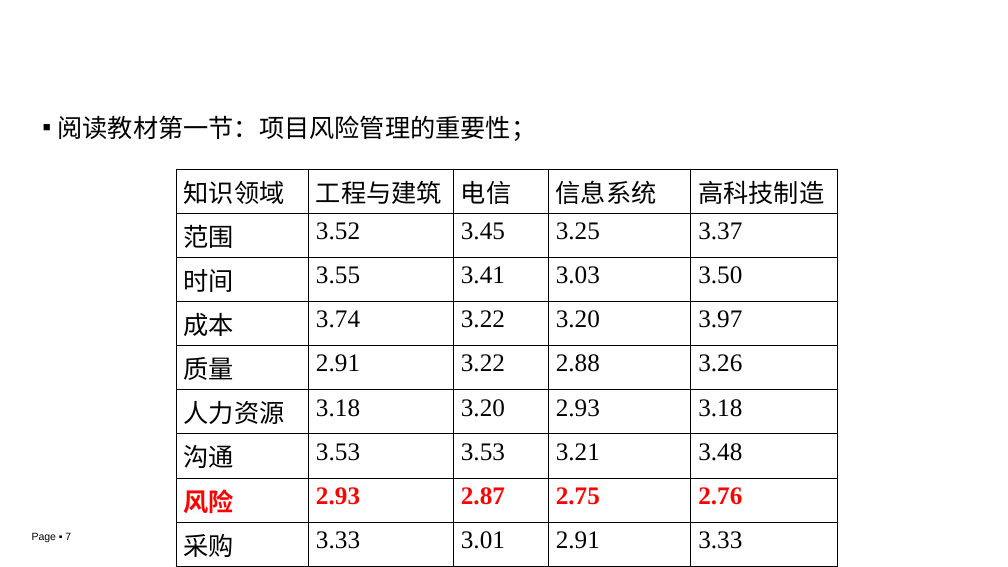
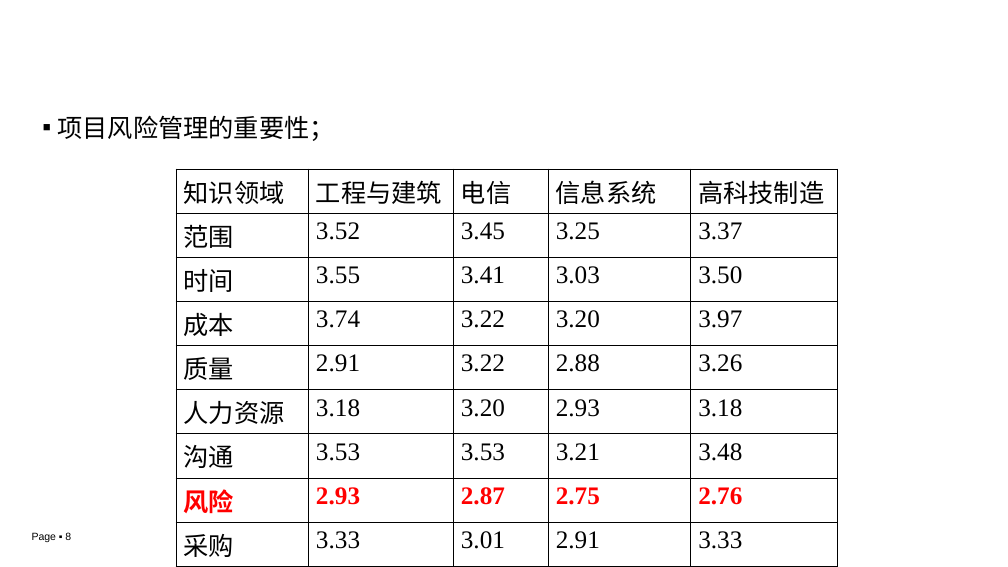
Before and after one commit to edu2act/course-IT-Project-Management, a slide deck: slide 8 of materials/slides/ch03-8.pptx (slide 7 before the commit). Drawn at 1008x567 pixels with LibreOffice and Linux fonts; fonts in the diff are those of the drawing; background and template pictures are left out. Boxes give left, top, right and bottom in pixels: in the first picture for what was removed or moved away, otherwise in the second. Text is boxed around its words. In the diff, an @@ line names an element or a change of style, - is before the commit and + after.

```diff
--- a/materials/slides/ch03-8.pptx
+++ b/materials/slides/ch03-8.pptx
@@ text at [57, 115, 334, 141]: text changed @@
-▪ 阅读教材第一节：项目风险管理的重要性；
+▪ 项目风险管理的重要性；
@@ page number at [32, 532, 71, 542]: text changed @@
-Page ▪ 7
+Page ▪ 8
```
Also in this commit, not shown: 9 other slides changed.
